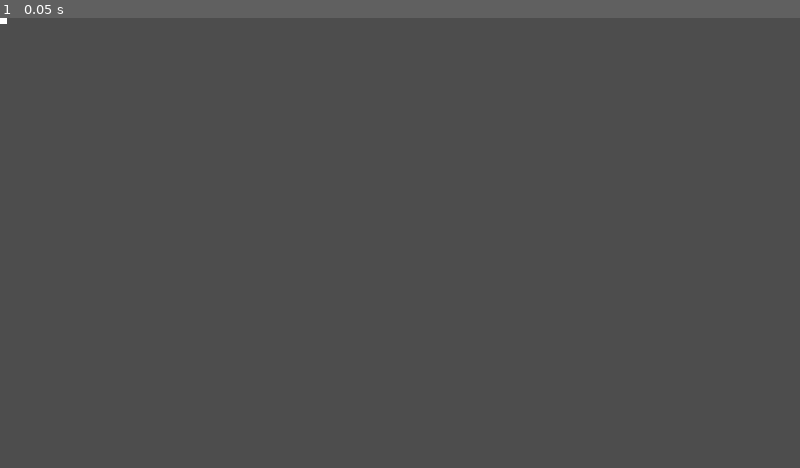
Above: before the commit, frame 1.
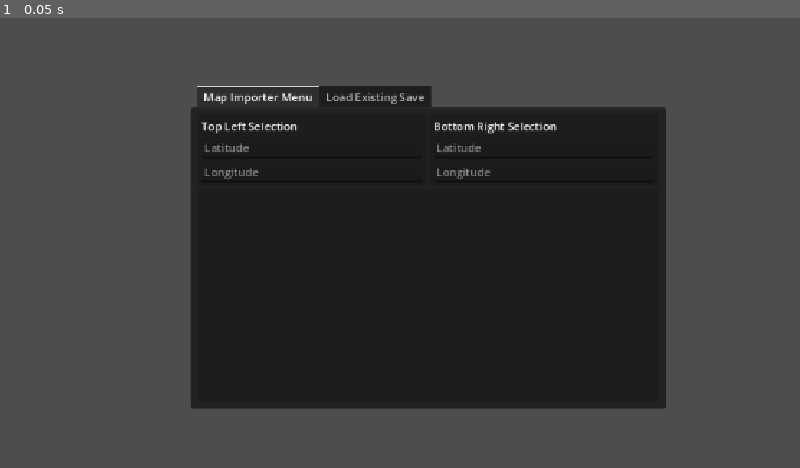
Above: after the commit, the same moment.

Repository: Kinny09/City-Simulation
Game: Godot game, scene res://SimulationUI/simulation_ui.tscn
Same seed, same stepped clock (60 frames per second), same inputs: the game is played once before the commit and once after it. Before the commit the project starts from res://Simulation/simulation.tscn.
Inputs:
- Up to frame 1 (0.05 s): no input

The runs differ from the first frame. In frame 1, 41% of the frame differs, in the area x 0-84%, y 0-87%.

Commit message:
Created a mock form of the ImporterExporterUI

Diff:
--- a/city-simulation-source/Simulation/simulation.tscn
+++ b/city-simulation-source/Simulation/simulation.tscn
@@ -3,7 +3,7 @@
 [ext_resource type="Script" uid="uid://cksd7x2ttl0nf" path="res://Simulation/temp_debug_visualiser.gd" id="1_g1p1i"]
 [ext_resource type="PackedScene" uid="uid://d08d2ieju8ewn" path="res://DataImporterExporter/data_importer_exporter.tscn" id="2_eygpr"]
 
-[node name="Simulation" type="Node2D" unique_id=995973686]
+[node name="Simulation" type="Node" unique_id=902378609]
 
 [node name="TempDebugVisualiser" type="Node2D" parent="." unique_id=955160393]
 script = ExtResource("1_g1p1i")
--- /dev/null
+++ b/city-simulation-source/SimulationUI/simulation_ui.tscn
@@ -0,0 +1,175 @@
+[gd_scene format=3 uid="uid://d4df4gphwoyjb"]
+
+[node name="SimulationUI" type="Control" unique_id=1005698511]
+layout_mode = 3
+anchors_preset = 15
+anchor_right = 1.0
+anchor_bottom = 1.0
+grow_horizontal = 2
+grow_vertical = 2
+
+[node name="ImporterExporterUI" type="TabContainer" parent="." unique_id=1097057320]
+layout_mode = 0
+offset_left = 275.0
+offset_top = 98.0
+offset_right = 959.0
+offset_bottom = 562.0
+current_tab = 0
+
+[node name="Map Importer Menu" type="PanelContainer" parent="ImporterExporterUI" unique_id=1137038661]
+layout_mode = 2
+metadata/_tab_index = 0
+
+[node name="MarginContainer" type="MarginContainer" parent="ImporterExporterUI/Map Importer Menu" unique_id=1153918861]
+layout_mode = 2
+theme_override_constants/margin_left = 10
+theme_override_constants/margin_top = 10
+theme_override_constants/margin_right = 10
+theme_override_constants/margin_bottom = 10
+
+[node name="VBoxContainer" type="VBoxContainer" parent="ImporterExporterUI/Map Importer Menu/MarginContainer" unique_id=2116727047]
+layout_mode = 2
+
+[node name="CoordinateSelectors" type="HBoxContainer" parent="ImporterExporterUI/Map Importer Menu/MarginContainer/VBoxContainer" unique_id=237261449]
+layout_mode = 2
+
+[node name="TopLeftSelector" type="PanelContainer" parent="ImporterExporterUI/Map Importer Menu/MarginContainer/VBoxContainer/CoordinateSelectors" unique_id=300440654]
+layout_mode = 2
+size_flags_horizontal = 3
+
+[node name="MarginContainer" type="MarginContainer" parent="ImporterExporterUI/Map Importer Menu/MarginContainer/VBoxContainer/CoordinateSelectors/TopLeftSelector" unique_id=1761582403]
+layout_mode = 2
+theme_override_constants/margin_left = 5
+theme_override_constants/margin_top = 5
+theme_override_constants/margin_right = 5
+theme_override_constants/margin_bottom = 5
+
+[node name="CoordinateSelector" type="VBoxContainer" parent="ImporterExporterUI/Map Importer Menu/MarginContainer/VBoxContainer/CoordinateSelectors/TopLeftSelector/MarginContainer" unique_id=1433521913]
+layout_mode = 2
+theme_override_constants/separation = 4
+
+[node name="Label" type="Label" parent="ImporterExporterUI/Map Importer Menu/MarginContainer/VBoxContainer/CoordinateSelectors/TopLeftSelector/MarginContainer/CoordinateSelector" unique_id=265680599]
+layout_mode = 2
+text = "Top Left Selection"
+
+[node name="HBoxContainer" type="HBoxContainer" parent="ImporterExporterUI/Map Importer Menu/MarginContainer/VBoxContainer/CoordinateSelectors/TopLeftSelector/MarginContainer/CoordinateSelector" unique_id=953877412]
+layout_mode = 2
+
+[node name="LineEdit" type="LineEdit" parent="ImporterExporterUI/Map Importer Menu/MarginContainer/VBoxContainer/CoordinateSelectors/TopLeftSelector/MarginContainer/CoordinateSelector/HBoxContainer" unique_id=1513083950]
+layout_mode = 2
+size_flags_horizontal = 3
+size_flags_vertical = 0
+placeholder_text = "Latitude"
+secret_character = ""
+
+[node name="HBoxContainer2" type="HBoxContainer" parent="ImporterExporterUI/Map Importer Menu/MarginContainer/VBoxContainer/CoordinateSelectors/TopLeftSelector/MarginContainer/CoordinateSelector" unique_id=1712395585]
+layout_mode = 2
+
+[node name="LineEdit" type="LineEdit" parent="ImporterExporterUI/Map Importer Menu/MarginContainer/VBoxContainer/CoordinateSelectors/TopLeftSelector/MarginContainer/CoordinateSelector/HBoxContainer2" unique_id=361620384]
+layout_mode = 2
+size_flags_horizontal = 3
+size_flags_vertical = 0
+placeholder_text = "Longitude"
+
+[node name="BottomRightSelector" type="PanelContainer" parent="ImporterExporterUI/Map Importer Menu/MarginContainer/VBoxContainer/CoordinateSelectors" unique_id=1108730947]
+layout_mode = 2
+size_flags_horizontal = 3
+
+[node name="MarginContainer" type="MarginContainer" parent="ImporterExporterUI/Map Importer Menu/MarginContainer/VBoxContainer/CoordinateSelectors/BottomRightSelector" unique_id=597321473]
+layout_mode = 2
+theme_override_constants/margin_left = 5
+theme_override_constants/margin_top = 5
+theme_override_constants/margin_right = 5
+theme_override_constants/margin_bottom = 5
+
+[node name="CoordinateSelector" type="VBoxContainer" parent="ImporterExporterUI/Map Importer Menu/MarginContainer/VBoxContainer/CoordinateSelectors/BottomRightSelector/MarginContainer" unique_id=1851969416]
+layout_mode = 2
+theme_override_constants/separation = 4
+
+[node name="Label" type="Label" parent="ImporterExporterUI/Map Importer Menu/MarginContainer/VBoxContainer/CoordinateSelectors/BottomRightSelector/MarginContainer/CoordinateSelector" unique_id=855031461]
+layout_mode = 2
+text = "Bottom Right Selection"
+
+[node name="HBoxContainer" type="HBoxContainer" parent="ImporterExporterUI/Map Importer Menu/MarginContainer/VBoxContainer/CoordinateSelectors/BottomRightSelector/MarginContainer/CoordinateSelector" unique_id=612329799]
+layout_mode = 2
+
+[node name="LineEdit" type="LineEdit" parent="ImporterExporterUI/Map Importer Menu/MarginContainer/VBoxContainer/CoordinateSelectors/BottomRightSelector/MarginContainer/CoordinateSelector/HBoxContainer" unique_id=454416846]
+layout_mode = 2
+size_flags_horizontal = 3
+size_flags_vertical = 0
+placeholder_text = "Latitude"
+
+[node name="HBoxContainer2" type="HBoxContainer" parent="ImporterExporterUI/Map Importer Menu/MarginContainer/VBoxContainer/CoordinateSelectors/BottomRightSelector/MarginContainer/CoordinateSelector" unique_id=1646065698]
+layout_mode = 2
+
+[node name="LineEdit" type="LineEdit" parent="ImporterExporterUI/Map Importer Menu/MarginContainer/VBoxContainer/CoordinateSelectors/BottomRightSelector/MarginContainer/CoordinateSelector/HBoxContainer2" unique_id=864036220]
+layout_mode = 2
+size_flags_horizontal = 3
+size_flags_vertical = 0
+placeholder_text = "Longitude"
+
+[node name="Visualiser" type="PanelContainer" parent="ImporterExporterUI/Map Importer Menu/MarginContainer/VBoxContainer" unique_id=916898597]
+layout_mode = 2
+size_flags_horizontal = 3
+size_flags_vertical = 3
+
+[node name="Load Existing Save" type="PanelContainer" parent="ImporterExporterUI" unique_id=636209798]
+visible = false
+layout_mode = 2
+metadata/_tab_index = 1
+
+[node name="MarginContainer" type="MarginContainer" parent="ImporterExporterUI/Load Existing Save" unique_id=2008494795]
+layout_mode = 2
+theme_override_constants/margin_left = 10
+theme_override_constants/margin_top = 10
+theme_override_constants/margin_right = 10
+theme_override_constants/margin_bottom = 10
+
+[node name="HBoxContainer" type="HBoxContainer" parent="ImporterExporterUI/Load Existing Save/MarginContainer" unique_id=75053166]
+layout_mode = 2
+
+[node name="VBoxContainer" type="VBoxContainer" parent="ImporterExporterUI/Load Existing Save/MarginContainer/HBoxContainer" unique_id=1304790749]
+layout_mode = 2
+
+[node name="ExampleSave" type="PanelContainer" parent="ImporterExporterUI/Load Existing Save/MarginContainer/HBoxContainer/VBoxContainer" unique_id=182502793]
+custom_minimum_size = Vector2(350, 0)
+layout_mode = 2
+size_flags_vertical = 2
+
+[node name="MarginContainer" type="MarginContainer" parent="ImporterExporterUI/Load Existing Save/MarginContainer/HBoxContainer/VBoxContainer/ExampleSave" unique_id=874072558]
+layout_mode = 2
+theme_override_constants/margin_left = 10
+theme_override_constants/margin_top = 10
+theme_override_constants/margin_right = 10
+theme_override_constants/margin_bottom = 10
+
+[node name="VBoxContainer" type="VBoxContainer" parent="ImporterExporterUI/Load Existing Save/MarginContainer/HBoxContainer/VBoxContainer/ExampleSave/MarginContainer" unique_id=1646985658]
+layout_mode = 2
+
+[node name="Label" type="Label" parent="ImporterExporterUI/Load Existing Save/MarginContainer/HBoxContainer/VBoxContainer/ExampleSave/MarginContainer/VBoxContainer" unique_id=515611535]
+layout_mode = 2
+text = "[Name of Save]"
+
+[node name="Label2" type="Label" parent="ImporterExporterUI/Load Existing Save/MarginContainer/HBoxContainer/VBoxContainer/ExampleSave/MarginContainer/VBoxContainer" unique_id=2144418012]
+layout_mode = 2
+theme_override_colors/font_color = Color(0.60933006, 0.6093301, 0.60933006, 1)
+theme_override_font_sizes/font_size = 10
+text = "Version: [Number]
+Time Saved: [Time]
+[And other such save information]"
+
+[node name="HBoxContainer" type="HBoxContainer" parent="ImporterExporterUI/Load Existing Save/MarginContainer/HBoxContainer/VBoxContainer/ExampleSave/MarginContainer/VBoxContainer" unique_id=6442472]
+layout_mode = 2
+
+[node name="Button" type="Button" parent="ImporterExporterUI/Load Existing Save/MarginContainer/HBoxContainer/VBoxContainer/ExampleSave/MarginContainer/VBoxContainer/HBoxContainer" unique_id=1529889940]
+layout_mode = 2
+size_flags_horizontal = 3
+text = "Load"
+
+[node name="Button2" type="Button" parent="ImporterExporterUI/Load Existing Save/MarginContainer/HBoxContainer/VBoxContainer/ExampleSave/MarginContainer/VBoxContainer/HBoxContainer" unique_id=402171109]
+layout_mode = 2
+text = "Delete"
+
+[node name="SaveVisualiser" type="PanelContainer" parent="ImporterExporterUI/Load Existing Save/MarginContainer/HBoxContainer" unique_id=103766706]
+layout_mode = 2
+size_flags_horizontal = 3
--- a/city-simulation-source/project.godot
+++ b/city-simulation-source/project.godot
@@ -11,7 +11,7 @@
 [application]
 
 config/name="City Simulation Source"
-run/main_scene="uid://biog4ao22vufo"
+run/main_scene="uid://d4df4gphwoyjb"
 config/features=PackedStringArray("4.7", "Forward Plus")
 config/icon="res://icon.svg"
 
